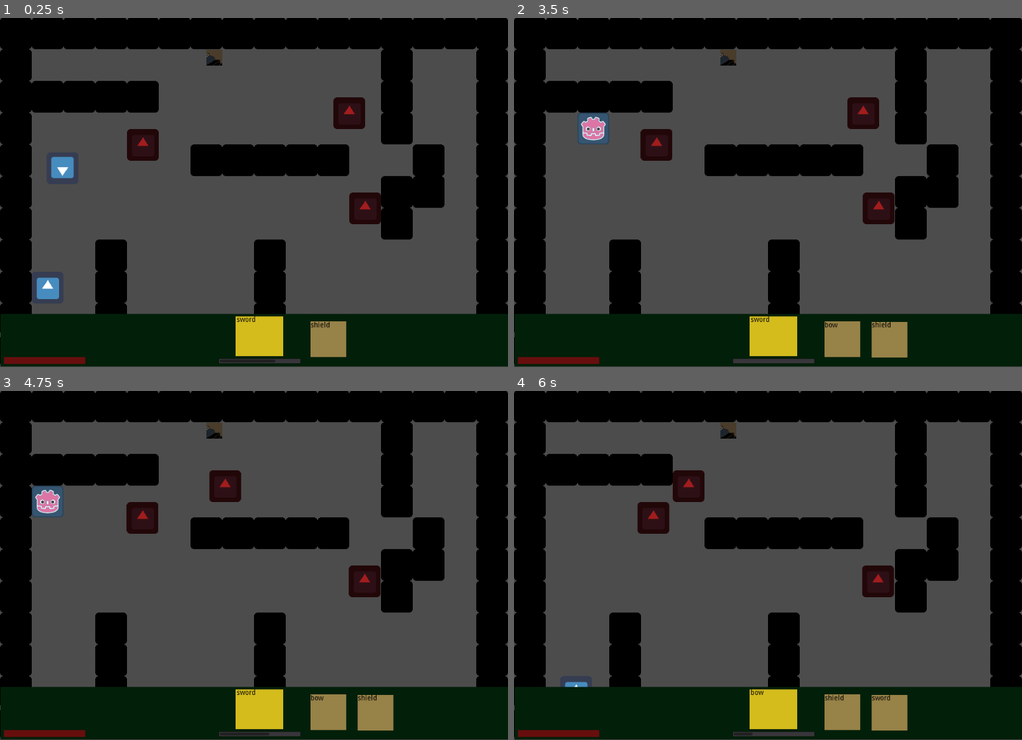
Above: before the commit, frames 1-4 (two rows, left to right).
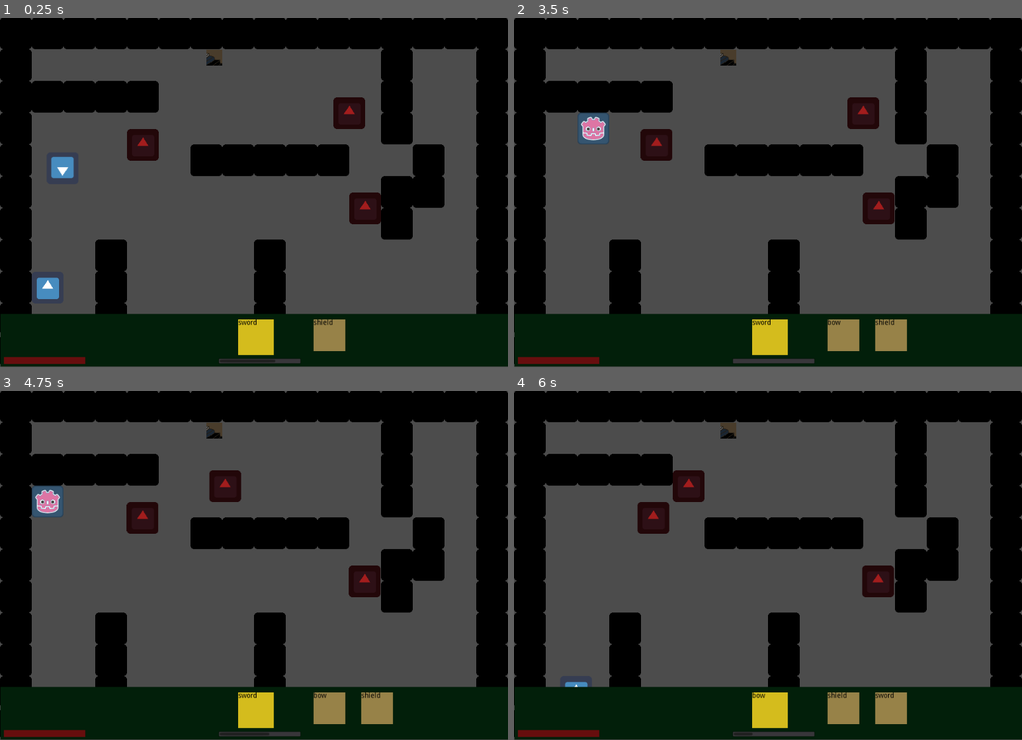
Above: after the commit, the same moments.

Repository: mfurtak/gmtk-game-jam-2019
Game: Godot game, scene res://Main.tscn
The game is run twice, just before and just after one commit, with the same random seed, the same clock (stepped at 60 frames per second) and the same inputs. The engine's default icon, where the game draws it, is replaced by a stand-in: a white triangle on a blue panel in a dark square.
Inputs:
- Up to frame 1 (0.25 s): no input
- Up to frame 2 (3.5 s): hold Right (ui_right) 0.53-1.28 s; tap Space (ui_select) at 0.77, 1.52, 3.02 s; tap Enter at 1.25 s; hold Down (ui_down) 1.28-2.03 s; hold Right (ui_right) 2.03-2.78 s; hold Up (ui_up) from 2.78 s (still down)
- Up to frame 3 (4.75 s): release Up (ui_up) at 3.53 s; hold Left (ui_left) from 3.53 s (still down); tap Space (ui_select) at 3.77, 4.52 s
- Up to frame 4 (6 s): release Left (ui_left) at 5.03 s; hold Down (ui_down) 5.03-5.78 s; hold Right (ui_right) from 5.78 s (still down)

The runs differ from the first frame. In frame 1, 0.7% of the frame differs, in the area x 46-69%, y 85-98%; in frame 2, 1.0%; in frame 3, 1.0%; in frame 4, 1.0%, in the area x 46-78%, y 85-98%.

Commit message:
Refactor HUD items into their own instantiated scenes

Diff:
--- a/gmtk-godot/ActiveItem.gd
+++ /dev/null
@@ -1,13 +0,0 @@
-extends ColorRect
-
-# Declare member variables here. Examples:
-# var a = 2
-# var b = "text"
-
-# Called when the node enters the scene tree for the first time.
-func _ready():
-	pass # Replace with function body.
-
-# Called every frame. 'delta' is the elapsed time since the previous frame.
-#func _process(delta):
-#	pass
--- a/gmtk-godot/HUD.gd
+++ b/gmtk-godot/HUD.gd
@@ -3,14 +3,14 @@
 onready var player = get_node("/root/Main/Player")
 
 # Item Labels
-onready var active_item_label = get_node("ItemCards/ActiveItem/Label")
-onready var second_item_label = get_node("ItemCards/SecondItem/Label")
-onready var third_item_label = get_node("ItemCards/ThirdItem/Label")
-onready var fourth_item_label = get_node("ItemCards/FourthItem/Label")
+onready var active_item = get_node("ItemCards/ActiveItem")
+onready var second_item = get_node("ItemCards/SecondItem")
+onready var third_item = get_node("ItemCards/ThirdItem")
+onready var fourth_item = get_node("ItemCards/FourthItem")
 
 onready var item_stack_node = get_node("ItemCards/ItemStack")
 
-var item_labels = []
+var hud_items = []
 
 # Called when the node enters the scene tree for the first time.
 func _ready():
@@ -23,11 +23,11 @@
 	$HealthProgress.min_value = player.MIN_HEALTH
 	$HealthProgress.max_value = player.MAX_HEALTH
 
-	item_labels = [
-		active_item_label,
-		second_item_label,
-		third_item_label,
-		fourth_item_label
+	hud_items = [
+		active_item,
+		second_item,
+		third_item,
+		fourth_item
 	]
 
 # Called every frame. 'delta' is the elapsed time since the previous frame.
@@ -48,25 +48,10 @@
 
 	for i in range(4):
 		if items_queue.size() > i:
-			item_labels[i].get_parent().show()
-			item_labels[i].text = player.get_item_name(items_queue[i])
+			hud_items[i].show()
+			hud_items[i].set_text(player.get_item_name(items_queue[i]))
 		else:
-			item_labels[i].get_parent().hide()
-#		match i:
-#			0:
-#				if items_queue.size() > i:
-#					active_item_label_node.set('text', str(player.get_item_name(items_queue[i])))
-#			1:
-#				if items_queue.size() > i:
-#					second_item_label_node.set('text', str(player.get_item_name(items_queue[i])))
-#			2:
-#				if items_queue.size() > i:
-#					third_item_label_node.set('text', str(player.get_item_name(items_queue[i])))
-#			3:
-#				if items_queue.size() > i:
-#					fourth_item_label_node.set('text', str(player.get_item_name(items_queue[i])))
-#			_:
-#				pass
+			hud_items[i].hide()
 
 	if items_queue.size() >= 5:
 		item_stack_node.show()
--- a/gmtk-godot/HUD.tscn
+++ b/gmtk-godot/HUD.tscn
@@ -1,7 +1,7 @@
 [gd_scene load_steps=4 format=2]
 
 [ext_resource path="res://HUD.gd" type="Script" id=1]
-[ext_resource path="res://ActiveItem.gd" type="Script" id=2]
+[ext_resource path="res://HudItem.tscn" type="PackedScene" id=2]
 
 [sub_resource type="StyleBoxFlat" id=1]
 bg_color = Color( 0.403922, 0.054902, 0.054902, 1 )
@@ -41,69 +41,40 @@
 
 [node name="ItemCards" type="Node" parent="."]
 
-[node name="ActiveItem" type="ColorRect" parent="ItemCards"]
-anchor_right = 0.098
-anchor_bottom = 0.136
-margin_left = 475.0
-margin_top = 602.0
-margin_right = 470.648
-margin_bottom = 586.256
-color = Color( 0.831373, 0.737255, 0.113725, 1 )
-script = ExtResource( 2 )
+[node name="ActiveItem" parent="ItemCards" instance=ExtResource( 2 )]
+margin_left = 480.0
+margin_top = 608.0
+margin_right = -472.0
+margin_bottom = -24.0
+active_item = true
 
-[node name="Label" type="RichTextLabel" parent="ItemCards/ActiveItem"]
-margin_left = 2.0
-margin_right = 93.0
-margin_bottom = 78.0
-custom_colors/default_color = Color( 0, 0, 0, 1 )
+[node name="SecondItem" parent="ItemCards" instance=ExtResource( 2 )]
+margin_left = 632.0
+margin_top = 608.0
+margin_right = -328.0
+margin_bottom = -32.0
 
-[node name="SecondItem" type="ColorRect" parent="ItemCards"]
-margin_left = 626.0
-margin_top = 612.0
-margin_right = 698.0
-margin_bottom = 684.0
-color = Color( 0.592157, 0.509804, 0.282353, 1 )
+[node name="ThirdItem" parent="ItemCards" instance=ExtResource( 2 )]
+margin_left = 728.0
+margin_top = 608.0
+margin_right = -232.0
+margin_bottom = -32.0
 
-[node name="Label" type="RichTextLabel" parent="ItemCards/SecondItem"]
-anchor_right = 1.0
-anchor_bottom = 1.0
-margin_top = 1.0
-margin_bottom = 1.0
-custom_colors/default_color = Color( 0, 0, 0, 1 )
-
-[node name="ThirdItem" type="ColorRect" parent="ItemCards"]
-margin_left = 721.0
-margin_top = 613.0
-margin_right = 793.0
-margin_bottom = 685.0
-color = Color( 0.592157, 0.509804, 0.282353, 1 )
-
-[node name="Label" type="RichTextLabel" parent="ItemCards/ThirdItem"]
-anchor_right = 1.0
-anchor_bottom = 1.0
-margin_right = -1.0
-custom_colors/default_color = Color( 0, 0, 0, 1 )
-
-[node name="FourthItem" type="ColorRect" parent="ItemCards"]
-margin_left = 814.0
-margin_top = 614.0
-margin_right = 886.0
-margin_bottom = 686.0
-color = Color( 0.592157, 0.509804, 0.282353, 1 )
-
-[node name="Label" type="RichTextLabel" parent="ItemCards/FourthItem"]
-anchor_right = 1.0
-anchor_bottom = 1.0
-margin_top = 1.0
-margin_bottom = 1.0
-custom_colors/default_color = Color( 0, 0, 0, 1 )
+[node name="FourthItem" parent="ItemCards" instance=ExtResource( 2 )]
+margin_left = 824.0
+margin_top = 608.0
+margin_right = -136.0
+margin_bottom = -32.0
 
 [node name="ItemStack" type="ColorRect" parent="ItemCards"]
-margin_left = 904.0
-margin_top = 614.0
-margin_right = 976.0
-margin_bottom = 686.0
+margin_left = 920.0
+margin_top = 608.0
+margin_right = 992.0
+margin_bottom = 680.0
 color = Color( 0.592157, 0.509804, 0.282353, 1 )
+__meta__ = {
+"_edit_group_": true
+}
 
 [node name="ColorRect" type="ColorRect" parent="ItemCards/ItemStack"]
 margin_left = 18.0
--- /dev/null
+++ b/gmtk-godot/HudItem.gd
@@ -0,0 +1,22 @@
+extends ColorRect
+
+export var active_item = false
+
+var text setget set_text, get_text
+
+# Called when the node enters the scene tree for the first time.
+func _ready():
+	if active_item:
+		color = Color("#d4bc1d")
+	else:
+		color = Color("#978248")
+
+# Called every frame. 'delta' is the elapsed time since the previous frame.
+#func _process(delta):
+#	pass
+
+func set_text(new_text):
+    $Label.text = new_text
+
+func get_text():
+    return $Label.text
--- /dev/null
+++ b/gmtk-godot/HudItem.tscn
@@ -0,0 +1,16 @@
+[gd_scene load_steps=2 format=2]
+
+[ext_resource path="res://HudItem.gd" type="Script" id=1]
+
+[node name="HudItem" type="ColorRect"]
+anchor_right = 1.0
+anchor_bottom = 1.0
+script = ExtResource( 1 )
+__meta__ = {
+"_edit_group_": true
+}
+
+[node name="Label" type="RichTextLabel" parent="."]
+anchor_right = 1.0
+anchor_bottom = 1.0
+custom_colors/default_color = Color( 0, 0, 0, 1 )
--- a/gmtk-godot/Player.gd
+++ b/gmtk-godot/Player.gd
@@ -9,6 +9,7 @@
 const SPEED = 30
 const TOP_SPEED = 50
 const DECELERATION = .7
+
 const BASE_ITEMS_PERIOD = 3 # seconds
 const PER_ITEM_PERIOD = 1
 
